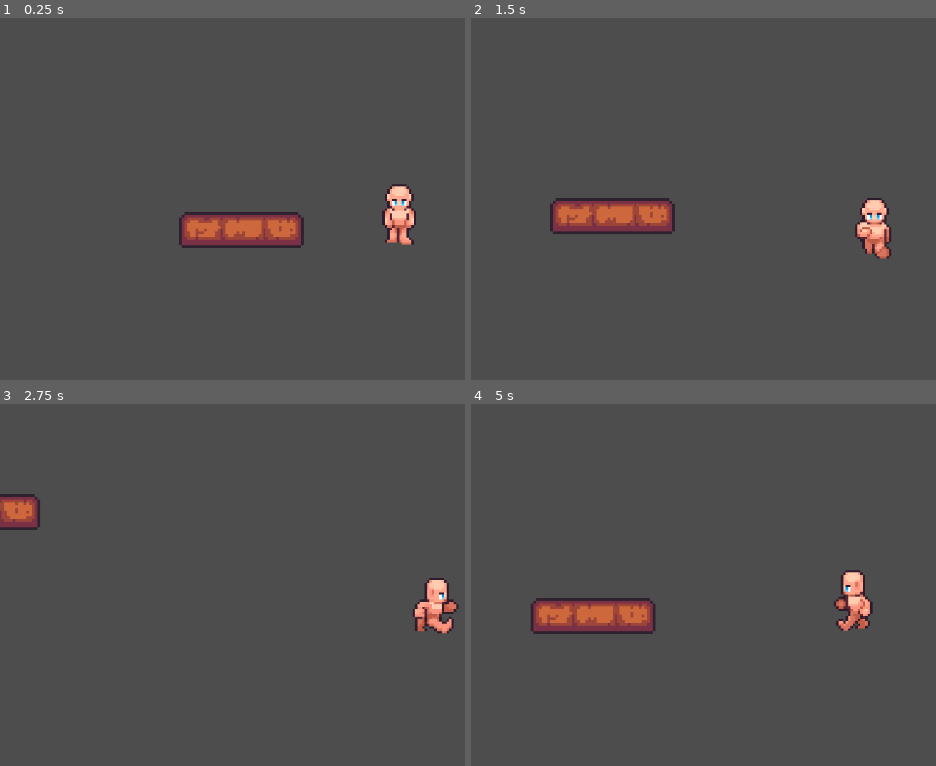
Above: before the commit, frames 1-4 (two rows, left to right).
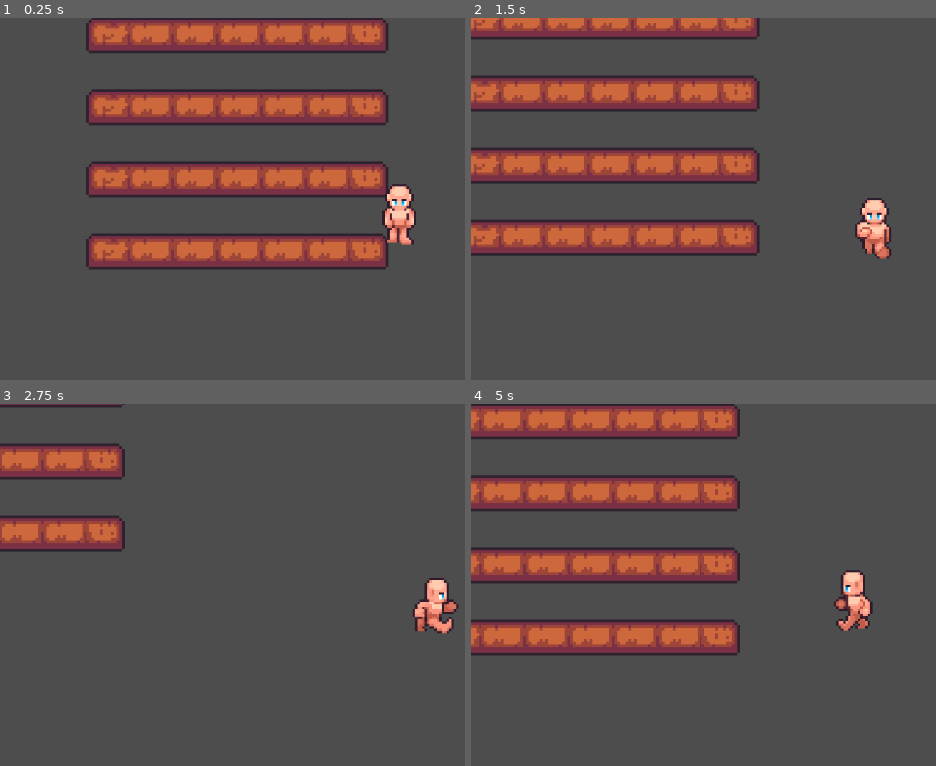
Above: after the commit, the same moments.

Repository: XDCocker420/Farming-Game-Project
Game: Godot game, scene res://scenes/maps/bill.tscn
The game is run twice, just before and just after one commit, with the same random seed, the same clock (stepped at 60 frames per second) and the same inputs. This scene is started directly instead of the project's main scene.
Inputs (mouse positions are in pixels of both pictures, inside the frame that each line leads up to):
- Up to frame 1 (0.25 s): no input
- Up to frame 2 (1.5 s): tap Enter (ui_accept) at 0.5, 0.77 s; move the mouse to (670, 231) at 0.52 s; hold D (move_right) 0.53-1.28 s; hold E (interact) 0.53-1.28 s; click (670, 231) at 0.67 s; move the mouse to (633, 231) at 1.27 s; hold S (move_down) from 1.28 s (still down); click (633, 231) at 1.35 s
- Up to frame 3 (2.75 s): tap Enter (ui_accept) at 1.52 s; move the mouse to (181, 537) at 2.02 s; release S (move_down) at 2.03 s; hold D (move_right) from 2.03 s (still down); hold Shift (sprint) from 2.03 s (still down); click (181, 537) at 2.17 s
- Up to frame 4 (5 s): move the mouse to (829, 718) at 2.77 s; release D (move_right) at 2.78 s; release Shift (sprint) at 2.78 s; hold W (move_up) 2.78-3.53 s; tap E (interact) at 2.85 s; click (829, 718) at 2.92 s; tap Enter (ui_accept) at 3.02, 3.77, 4.52 s; move the mouse to (outside the picture) at 3.52 s; press the mouse at (outside the picture) at 3.53 s; hold A (move_left) from 3.53 s (still down); move the mouse to (629, 559) at 4.27 s; release the mouse at (629, 559) at 4.28 s; tap Shift (sprint) at 4.35 s

The runs differ from the first frame. In frame 1, 27% of the frame differs, in the area x 18-84%, y 0-70%; in frame 2, 24%; in frame 3, 5.9%; in frame 4, 24%.

Commit message:
Remove deprecated field scene and update references in maps to new farming area scene. Adjusted positions and z-index for FarmingGUI in game_map and bill scenes.

Diff:
--- a/scenes/farming/field.tscn
+++ /dev/null
@@ -1,15 +0,0 @@
-[gd_scene load_steps=4 format=3 uid="uid://0y5hanmykn2e"]
-
-[ext_resource type="PackedScene" uid="uid://lo6utycpenq8" path="res://scenes/farming/farmFieldLeft.tscn" id="3_k2eon"]
-[ext_resource type="PackedScene" uid="uid://bwk02b3kef0xu" path="res://scenes/farming/farmFieldMiddle.tscn" id="4_a682d"]
-[ext_resource type="PackedScene" uid="uid://dgbjtfg8j188k" path="res://scenes/farming/farmFieldRight.tscn" id="5_6lk6o"]
-
-[node name="Field" type="Node2D"]
-
-[node name="FarmFieldLeft" parent="." groups=["fields"] instance=ExtResource("3_k2eon")]
-position = Vector2(-63, 0)
-
-[node name="FarmFieldMiddle" parent="." groups=["fields"] instance=ExtResource("4_a682d")]
-
-[node name="FarmFieldRight" parent="." groups=["fields"] instance=ExtResource("5_6lk6o")]
-position = Vector2(61, 0)
--- a/scenes/maps/bill.tscn
+++ b/scenes/maps/bill.tscn
@@ -2,7 +2,7 @@
 
 [ext_resource type="PackedScene" uid="uid://cckq6n703hhfn" path="res://scenes/characters/player.tscn" id="1_7s4qw"]
 [ext_resource type="PackedScene" uid="uid://b8j6g3l4n5m7k" path="res://scenes/ui/farming_ui.tscn" id="2_w12eg"]
-[ext_resource type="PackedScene" uid="uid://0y5hanmykn2e" path="res://scenes/farming/field.tscn" id="3_i13pp"]
+[ext_resource type="PackedScene" uid="uid://bqogj2noiv4ya" path="res://scenes/farming/farming_area.tscn" id="3_wcd6p"]
 
 [node name="Bill_Map" type="Node2D"]
 
@@ -16,10 +16,11 @@
 position_smoothing_speed = 7.0
 
 [node name="FarmingGUI" parent="." instance=ExtResource("2_w12eg")]
+z_index = 4
 offset_left = 85.0
 offset_top = -43.0
 offset_right = 85.0
 offset_bottom = -43.0
 
-[node name="Field" parent="." instance=ExtResource("3_i13pp")]
-position = Vector2(-9, 4)
+[node name="farming_area" parent="." instance=ExtResource("3_wcd6p")]
+position = Vector2(-15, -119)
--- a/scenes/maps/game_map.tscn
+++ b/scenes/maps/game_map.tscn
@@ -67,6 +67,7 @@
 position = Vector2(-1467, 533)
 
 [node name="FarmingGUI" parent="Map/Fields" instance=ExtResource("7_bqrje")]
+z_index = 4
 offset_left = -1761.0
 offset_top = -618.0
 offset_right = -1761.0
